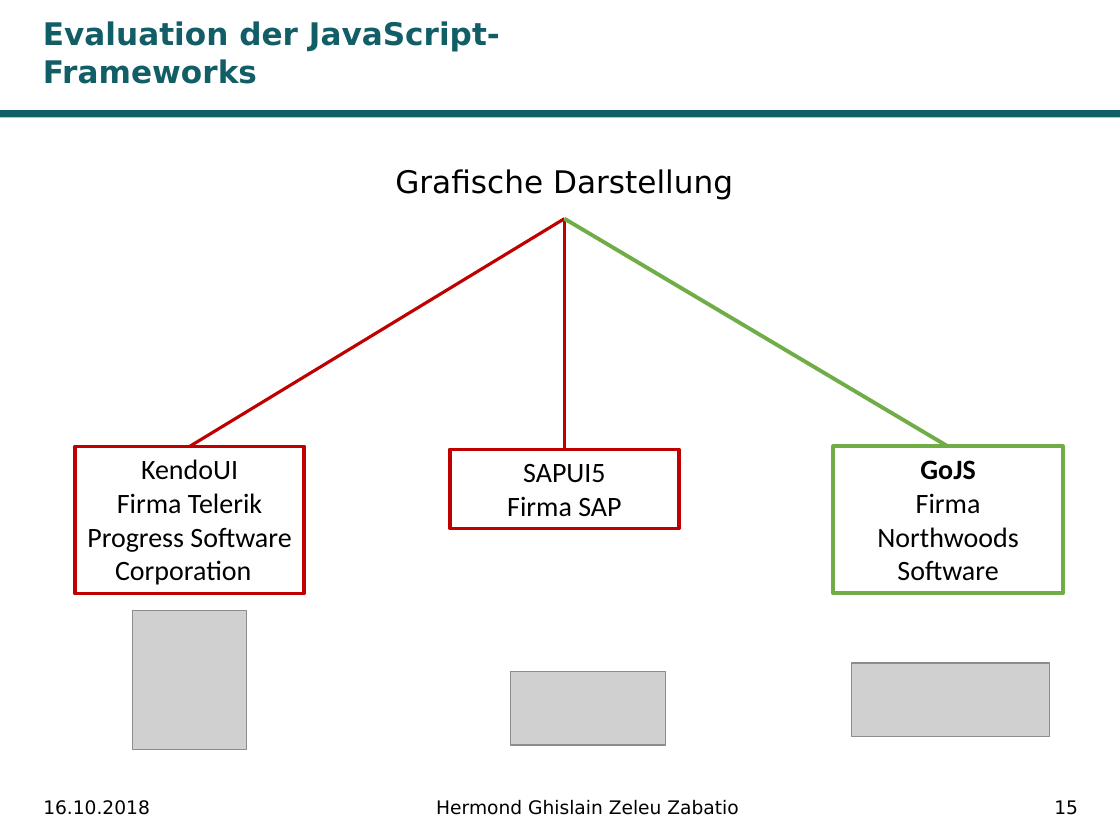
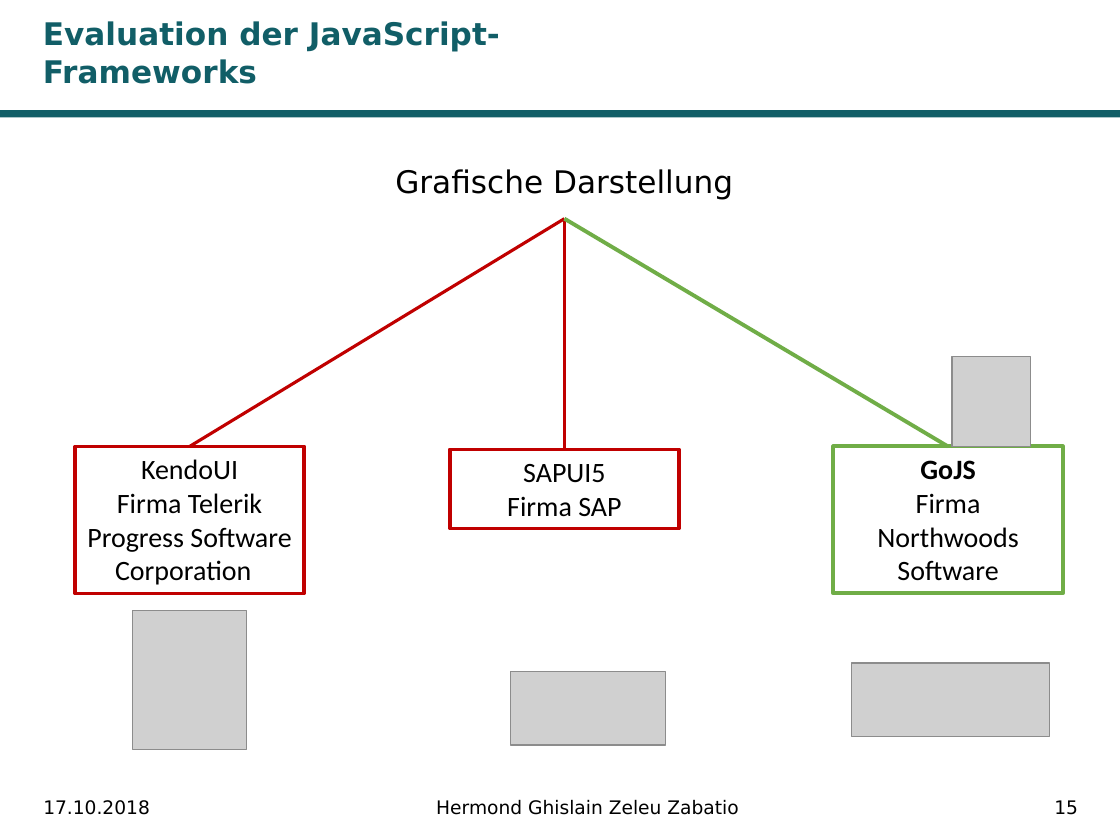
Before and after one commit to Ghislain1/zoe-fb-app, a slide deck: slide 15 of Master-Abschluss.pptx. Drawn at 1120x840 pixels with LibreOffice and Linux fonts; fonts in the diff are those of the drawing; grey boxes stand for pictures; background and template pictures are left out. Boxes give left, top, right and bottom in pixels: in the first picture for what was removed or moved away, otherwise in the second. Text is boxed around its words. In the diff, an @@ line names an element or a change of style, - is before the commit and + after.

```diff
--- a/Master-Abschluss.pptx
+++ b/Master-Abschluss.pptx
@@ picture added at (952,356,1030,446) @@
@@ text at (43,800,150,815): text changed @@
-16.10.2018
+17.10.2018
```
Also in this commit, not shown: 28 other slides changed.
